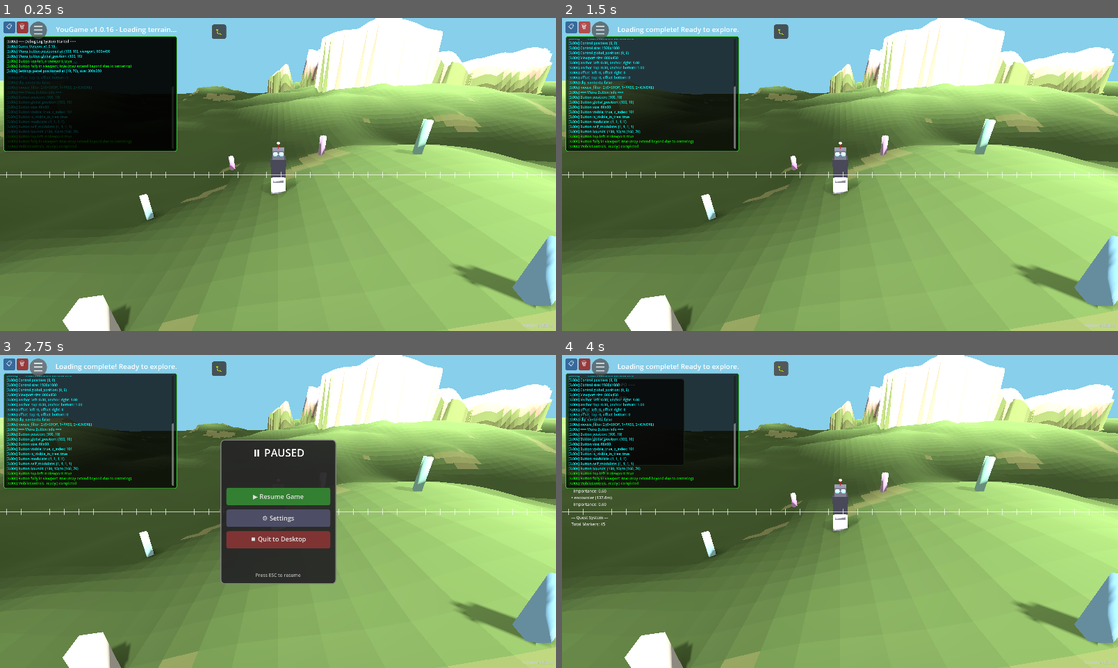
Above: before the commit, frames 1-4 (two rows, left to right).
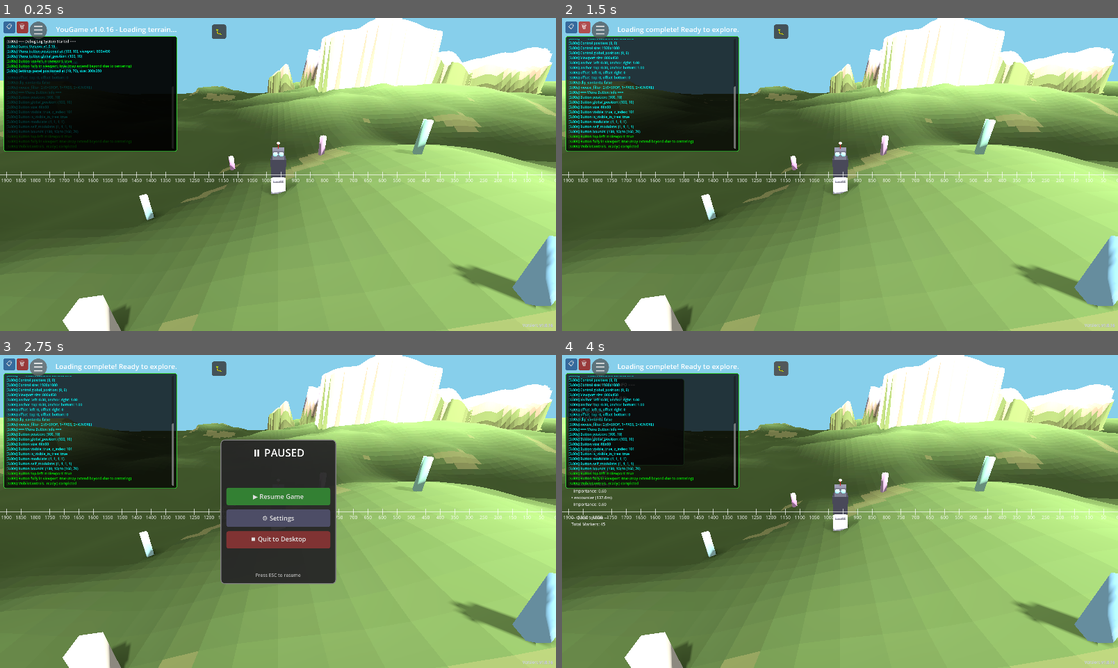
Above: after the commit, the same moments.

Repository: felix-dieterle/YouGame_godot4_public
Game: Godot game, scene res://scenes/main.tscn
Two runs of this game, one before a commit and one after it. Both use one fixed random seed, a clock stepped at 60 frames per second and the inputs below.
Inputs:
- Up to frame 1 (0.25 s): no input
- Up to frame 2 (1.5 s): click "📋" at 0.5 s; click "🗑" at 1.25 s
- Up to frame 3 (2.75 s): click "☰" at 2 s
- Up to frame 4 (4 s): click "▶ Resume Game" at 2.75 s; click "🐛" at 3.5 s

The runs differ from the first frame. In frame 1, 0.4% of the frame differs, in the area x 0-100%, y 51-53%; in frame 2, 0.4%; in frame 3, 0.3%; in frame 4, 0.4%.

Commit message:
Add value labels to ruler at each measure point
Co-authored-by: felix-dieterle <1490062+felix-dieterle@users.noreply.github.com>

Diff:
--- a/scripts/ruler_overlay.gd
+++ b/scripts/ruler_overlay.gd
@@ -25,6 +25,8 @@
 
 	# Draw markers every 50 pixels from right to left
 	var marker_height = 10.0  # Height of the marker line
+	var label_offset = 15.0  # Offset for label below the marker
+
 	for x in range(int(viewport_size.x), -1, -MARKER_SPACING):
 		# Draw vertical marker line
 		draw_line(
@@ -33,6 +35,15 @@
 			line_color,
 			2.0
 		)
+
+		# Draw value label at each marker point
+		var distance = int(viewport_size.x - x)
+		var label_text = str(distance)
+		var font = ThemeDB.fallback_font
+		var font_size = ThemeDB.fallback_font_size
+		var text_size = font.get_string_size(label_text, HORIZONTAL_ALIGNMENT_LEFT, -1, font_size)
+		var label_position = Vector2(x - text_size.x / 2.0, mid_height + marker_height + label_offset)
+		draw_string(font, label_position, label_text, HORIZONTAL_ALIGNMENT_LEFT, -1, font_size, line_color)
 
 func toggle_visibility():
 	is_visible = not is_visible
--- /dev/null
+++ b/tests/test_ruler_overlay.gd
@@ -0,0 +1,101 @@
+extends Node
+
+# Test suite for ruler overlay with value labels
+
+func _ready():
+	print("=== Starting Ruler Overlay Tests ===")
+	test_ruler_overlay_exists()
+	test_ruler_overlay_methods()
+	test_ruler_overlay_constants()
+	print("=== All Ruler Overlay Tests Completed ===")
+	get_tree().quit()
+
+func test_ruler_overlay_exists():
+	print("\n--- Test: RulerOverlay Script Exists ---")
+
+	# Verify the ruler overlay script can be loaded
+	var ruler_script = load("res://scripts/ruler_overlay.gd")
+	if ruler_script:
+		print("  PASS: RulerOverlay script loaded successfully")
+
+		# Create an instance to verify it extends Control
+		var ruler = ruler_script.new()
+		if ruler is Control:
+			print("  PASS: RulerOverlay extends Control")
+		else:
+			print("  FAIL: RulerOverlay should extend Control")
+
+		# Check class name
+		if ruler.get_class() == "RulerOverlay" or ruler.has_method("toggle_visibility"):
+			print("  PASS: RulerOverlay has correct class name or methods")
+
+		ruler.free()
+	else:
+		print("  FAIL: Could not load RulerOverlay script")
+
+func test_ruler_overlay_methods():
+	print("\n--- Test: RulerOverlay Methods ---")
+
+	var ruler_script = load("res://scripts/ruler_overlay.gd")
+	if ruler_script:
+		var ruler = ruler_script.new()
+
+		# Check for required methods
+		if ruler.has_method("toggle_visibility"):
+			print("  PASS: RulerOverlay has toggle_visibility method")
+		else:
+			print("  FAIL: RulerOverlay missing toggle_visibility method")
+
+		if ruler.has_method("set_visible_state"):
+			print("  PASS: RulerOverlay has set_visible_state method")
+		else:
+			print("  FAIL: RulerOverlay missing set_visible_state method")
+
+		if ruler.has_method("get_visible_state"):
+			print("  PASS: RulerOverlay has get_visible_state method")
+		else:
+			print("  FAIL: RulerOverlay missing get_visible_state method")
+
+		# Test visibility state management
+		var initial_state = ruler.get_visible_state()
+		if initial_state == true:
+			print("  PASS: RulerOverlay is initially visible")
+		else:
+			print("  FAIL: RulerOverlay should be initially visible")
+
+		ruler.set_visible_state(false)
+		if ruler.get_visible_state() == false:
+			print("  PASS: RulerOverlay visibility state can be set to false")
+		else:
+			print("  FAIL: RulerOverlay visibility state should be false")
+
+		ruler.toggle_visibility()
+		if ruler.get_visible_state() == true:
+			print("  PASS: RulerOverlay visibility can be toggled")
+		else:
+			print("  FAIL: RulerOverlay visibility toggle failed")
+
+		ruler.free()
+	else:
+		print("  FAIL: Could not load RulerOverlay script")
+
+func test_ruler_overlay_constants():
+	print("\n--- Test: RulerOverlay Constants ---")
+
+	var ruler_script = load("res://scripts/ruler_overlay.gd")
+	if ruler_script:
+		var ruler = ruler_script.new()
+
+		# Check for MARKER_SPACING constant
+		if ruler.get("MARKER_SPACING") != null:
+			var spacing = ruler.get("MARKER_SPACING")
+			if spacing == 50:
+				print("  PASS: RulerOverlay has MARKER_SPACING constant set to 50")
+			else:
+				print("  FAIL: RulerOverlay MARKER_SPACING should be 50, got: %d" % spacing)
+		else:
+			print("  FAIL: RulerOverlay missing MARKER_SPACING constant")
+
+		ruler.free()
+	else:
+		print("  FAIL: Could not load RulerOverlay script")
--- /dev/null
+++ b/tests/test_scene_ruler_overlay.tscn
@@ -0,0 +1,6 @@
+[gd_scene load_steps=2 format=3 uid="uid://ruler_test_scene"]
+
+[ext_resource type="Script" path="res://tests/test_ruler_overlay.gd" id="1_test"]
+
+[node name="TestRunner" type="Node"]
+script = ExtResource("1_test")
